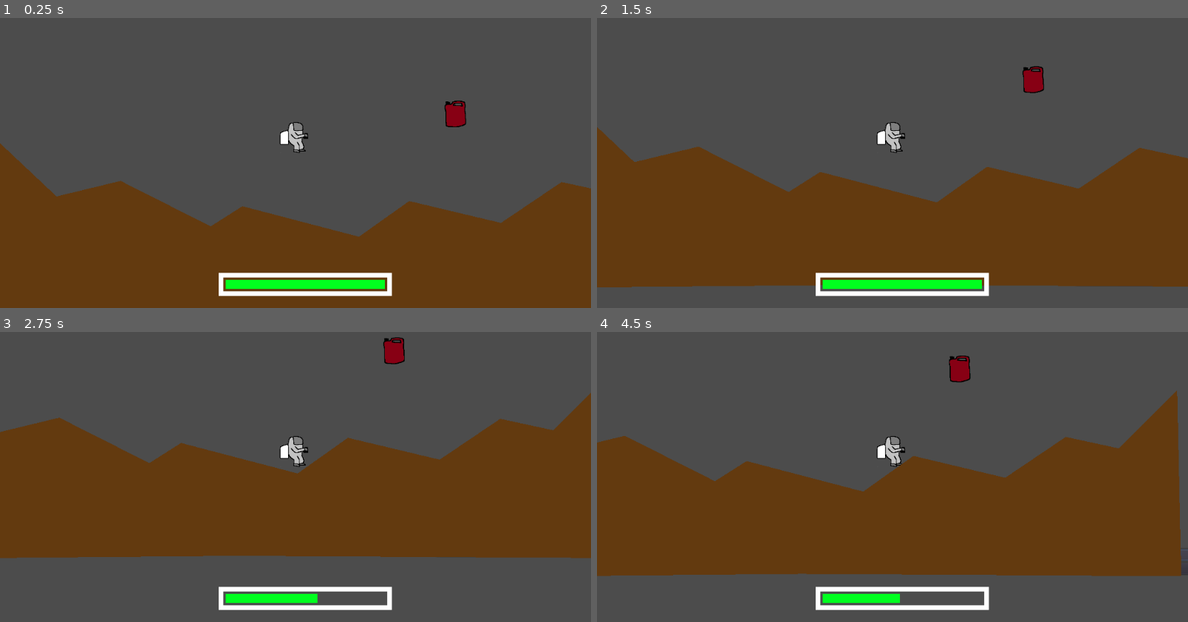
Above: before the commit, frames 1-4 (two rows, left to right).
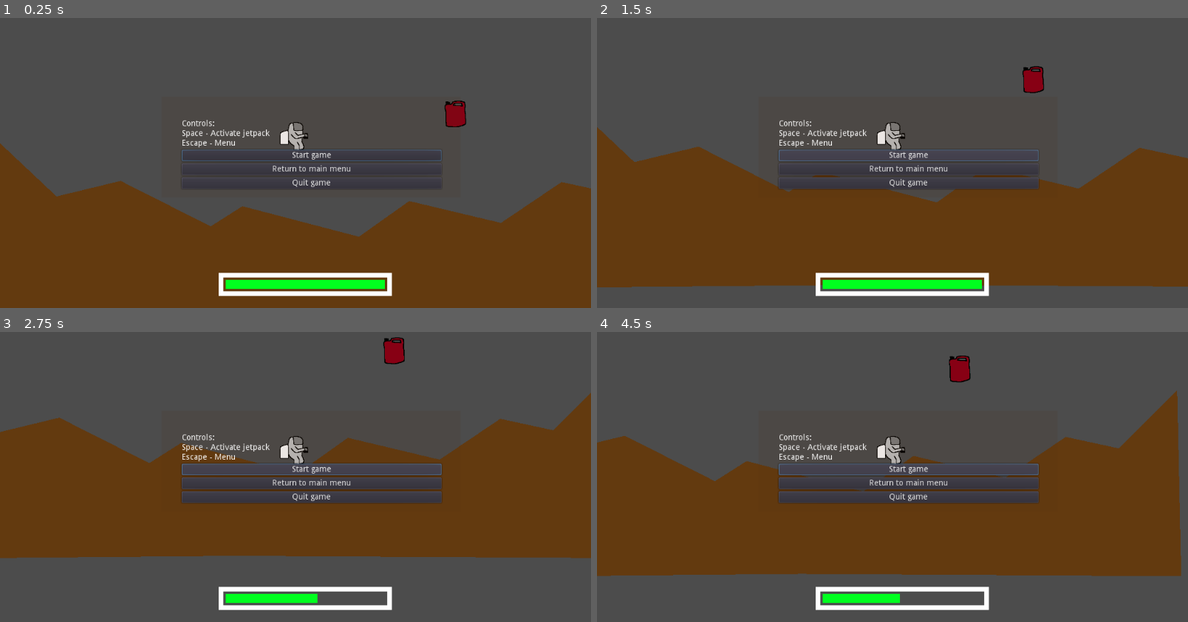
Above: after the commit, the same moments.

Repository: smoothstill/cave-explorer-game-proto
Game: Godot game, scene res://scenes/Main.tscn
Two runs of this game, one before a commit and one after it. Both use one fixed random seed, a clock stepped at 60 frames per second and the inputs below.
Inputs (mouse positions are in pixels of both pictures, inside the frame that each line leads up to):
- Up to frame 1 (0.25 s): no input
- Up to frame 2 (1.5 s): click (910, 168) at 0.5 s, where only the run after the commit has a clickable "Return to main menu"; click "Start" (after the commit: "Start game") at 1.25 s
- Up to frame 3 (2.75 s): click "Start" (after the commit: "Start game") at 2 s
- Up to frame 4 (4.5 s): click "Start" (after the commit: "Start game") at 2.75 s; tap Space (jump) at 3.77 s

The runs differ from the first frame. In frame 1, 1.0% of the frame differs, in the area x 30-75%, y 35-59%; in frame 2, 2.1%; in frame 3, 5.9%, in the area x 30-75%, y 35-60%; in frame 4, 4.7%.

Commit message:
main menu functionality improved

Diff:
--- a/Menu.tscn
+++ b/Menu.tscn
@@ -11,13 +11,17 @@
 [node name="Background" type="ColorRect" parent="."]
 anchor_right = 1.0
 anchor_bottom = 1.0
-color = Color( 0.329412, 0.32549, 0.14902, 0.145098 )
+margin_left = 280.0
+margin_top = 233.0
+margin_right = -226.0
+margin_bottom = -192.0
+color = Color( 0.317647, 0.172549, 0.054902, 0.113725 )
 
 [node name="VBoxContainer" type="VBoxContainer" parent="Background"]
-margin_left = 325.0
-margin_top = 260.0
-margin_right = 775.0
-margin_bottom = 356.0
+margin_left = 35.0
+margin_top = 40.0
+margin_right = 485.0
+margin_bottom = 136.0
 
 [node name="Label" type="Label" parent="Background/VBoxContainer"]
 margin_right = 450.0
@@ -30,13 +34,20 @@
 margin_top = 52.0
 margin_right = 450.0
 margin_bottom = 72.0
-text = "Start"
+text = "Start game"
 
-[node name="Quit" type="Button" parent="Background/VBoxContainer"]
+[node name="MainMenu" type="Button" parent="Background/VBoxContainer"]
 margin_top = 76.0
 margin_right = 450.0
 margin_bottom = 96.0
-text = "Quit"
+text = "Return to main menu"
+
+[node name="Quit" type="Button" parent="Background/VBoxContainer"]
+margin_top = 100.0
+margin_right = 450.0
+margin_bottom = 120.0
+text = "Quit game"
 
 [connection signal="pressed" from="Background/VBoxContainer/Start" to="." method="_on_Start_pressed"]
+[connection signal="pressed" from="Background/VBoxContainer/MainMenu" to="." method="_on_MainMenu_pressed"]
 [connection signal="pressed" from="Background/VBoxContainer/Quit" to="." method="_on_Quit_pressed"]
--- a/scenes/Main.tscn
+++ b/scenes/Main.tscn
@@ -1,10 +1,9 @@
-[gd_scene load_steps=9 format=2]
+[gd_scene load_steps=8 format=2]
 
 [ext_resource path="res://scenes/Player.tscn" type="PackedScene" id=1]
 [ext_resource path="res://scenes/Level1Mesh.tscn" type="PackedScene" id=2]
 [ext_resource path="res://scenes/UI.tscn" type="PackedScene" id=3]
 [ext_resource path="res://scenes/FuelCanister.tscn" type="PackedScene" id=4]
-[ext_resource path="res://scenes/Menu.tscn" type="PackedScene" id=5]
 
 [sub_resource type="SpatialMaterial" id=3]
 albedo_color = Color( 1, 0, 0, 1 )
@@ -39,8 +38,6 @@
 
 [node name="Main" type="Node2D"]
 
-[node name="Menu" parent="." instance=ExtResource( 5 )]
-
 [node name="Player" parent="." instance=ExtResource( 1 )]
 
 [node name="Level1Mesh" parent="." instance=ExtResource( 2 )]
--- a/scenes/UI.tscn
+++ b/scenes/UI.tscn
@@ -1,6 +1,7 @@
-[gd_scene load_steps=2 format=2]
+[gd_scene load_steps=3 format=2]
 
 [ext_resource path="res://scenes/FuelBar.tscn" type="PackedScene" id=1]
+[ext_resource path="res://Menu.tscn" type="PackedScene" id=2]
 
 [node name="UI" type="Control"]
 anchor_right = 1.0
@@ -13,3 +14,5 @@
 margin_top = 559.0
 margin_right = 529.0
 margin_bottom = 559.0
+
+[node name="Menu" parent="CanvasLayer" instance=ExtResource( 2 )]
--- a/scripts/menu.gd
+++ b/scripts/menu.gd
@@ -3,10 +3,22 @@
 
 var is_paused = false setget set_is_paused
 var is_game_running = true setget set_is_game_running
+onready var start_button = $Background/VBoxContainer/Start
+onready var quit_button = $Background/VBoxContainer/Quit
+onready var main_menu_button = $Background/VBoxContainer/MainMenu
 
 func _ready():
-	#$Background/VBoxContainer/Start.grab_focus()
+	var is_running = isGameRunning()
+	set_is_game_running(is_running)
+	if !is_running:
+		main_menu_button.visible = false
+	print("game is running ", is_game_running)
+	start_button.grab_focus()
 	pass
+
+# Check if the game is running or we are in the main menu
+func isGameRunning() -> bool:
+	return !get_tree().current_scene.name == "MainMenu"
 
 func _unhandled_input(event):
 	if event.is_action_pressed("pause"):
@@ -18,7 +30,7 @@
 			set_is_paused(false)
 
 func _on_Start_pressed():
-	#get_tree().change_scene("scenename")
+	#TODO: get_tree().change_scene("scenename")
 	# If game is currently running and paused, resume the game
 	if is_paused and is_game_running:
 		set_is_paused(false)
@@ -27,18 +39,29 @@
 	is_paused = value
 	get_tree().paused = value
 	visible = is_paused
+	if is_paused:
+		start_button.grab_focus()
+
+	if is_game_running:
+		start_button.text = "Resume game"
+	else:
+		start_button.text = "Start game"
 
 func set_is_game_running(value):
 	is_game_running = value
-	get_tree().is_game_running = value
 	# Change "Start game" to "Resume game" when game is running
 	if !value:
-		#$Background/VBoxContainer/Start.text = "Resume game"
+		start_button.text = "Resume game"
 		print("sd")
 	else:
-		#$Background/VBoxContainer/Start.text = "Start game"
+		start_button.text = "Start game"
 		print("sd")
 
 # Quit the game
 func _on_Quit_pressed():
 	get_tree().quit()
+
+
+func _on_MainMenu_pressed():
+	#To main menu scene
+	pass
